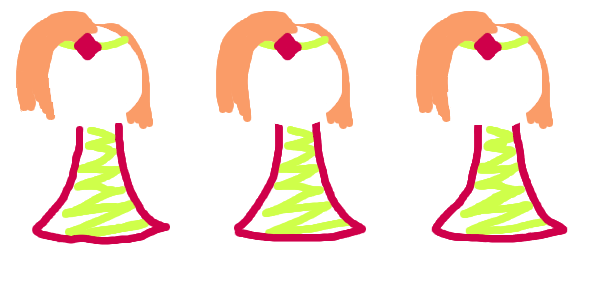
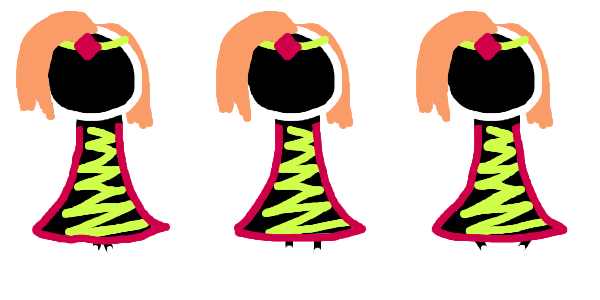
The second 600 × 300 image is a revision of the first. Changes to its layers:
added layer "Layer #2" above "Layer #8" over [40, 33, 554, 253]
